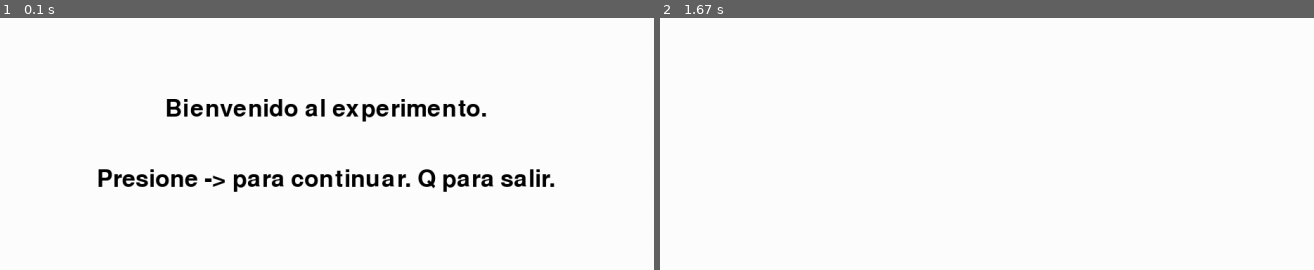
Above: before the commit, frames 1-2 (left to right).
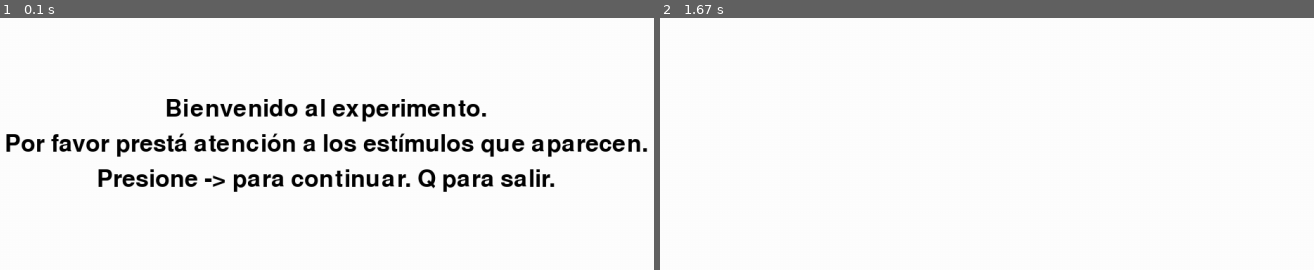
Above: after the commit, the same moments.

Repository: pedrobenedetti/EEG_Biosemi
Game: pygame game, started from oddball_V4.py
Same seed, same stepped clock (60 frames per second), same inputs: the game is played once before the commit and once after it.
Inputs:
- Up to frame 1 (0.1 s): no input
- Up to frame 2 (1.67 s): hold Right 0.33-0.8 s

The runs differ from the first frame. In frame 1, 3.3% of the frame differs, in the area x 0-100%, y 45-56%; in frame 2, nothing differs.

Commit message:
Update oddball_V4.py

Diff:
--- a/oddball_V4.py
+++ b/oddball_V4.py
@@ -1,5 +1,5 @@
 #UPDATED 5/8/2022
-#ODDBALL paradigm. This protocol consist in a ball that blinks green or red with a probability of 5/6 and 1/6 respectively.
+#ODDBALL paradigm. This protocol consist in a ball that blinks green or red with a probability of 5/6 and 1/6, respectively.
 #matlab_parallel_com.py and send_mark_matlab.m files are needed. lib of matlab must be placed in folder. MATLAB-Python communication must be installed. Python 3.7 or older is needed.
 import pygame
 from pygame.locals import *
@@ -60,7 +60,7 @@
 dialogue_font = pygame.font.Font(None, line)
 dialogue = dialogue_font.render("Bienvenido al experimento.", True, (0,0,0))
 dialogue_rect = dialogue.get_rect(center = (X//2,Y//2-line))
-dialogue1 = dialogue_font.render("", True, (0,0,0))
+dialogue1 = dialogue_font.render("Por favor prestá atención a los estímulos que aparecen.", True, (0,0,0))
 dialogue_rect1 = dialogue1.get_rect(center = (X//2,Y//2))
 dialogue2 = dialogue_font.render("Presione -> para continuar. Q para salir.", True, (0,0,0))
 dialogue_rect2 = dialogue2.get_rect(center = (X//2,Y//2+line))
